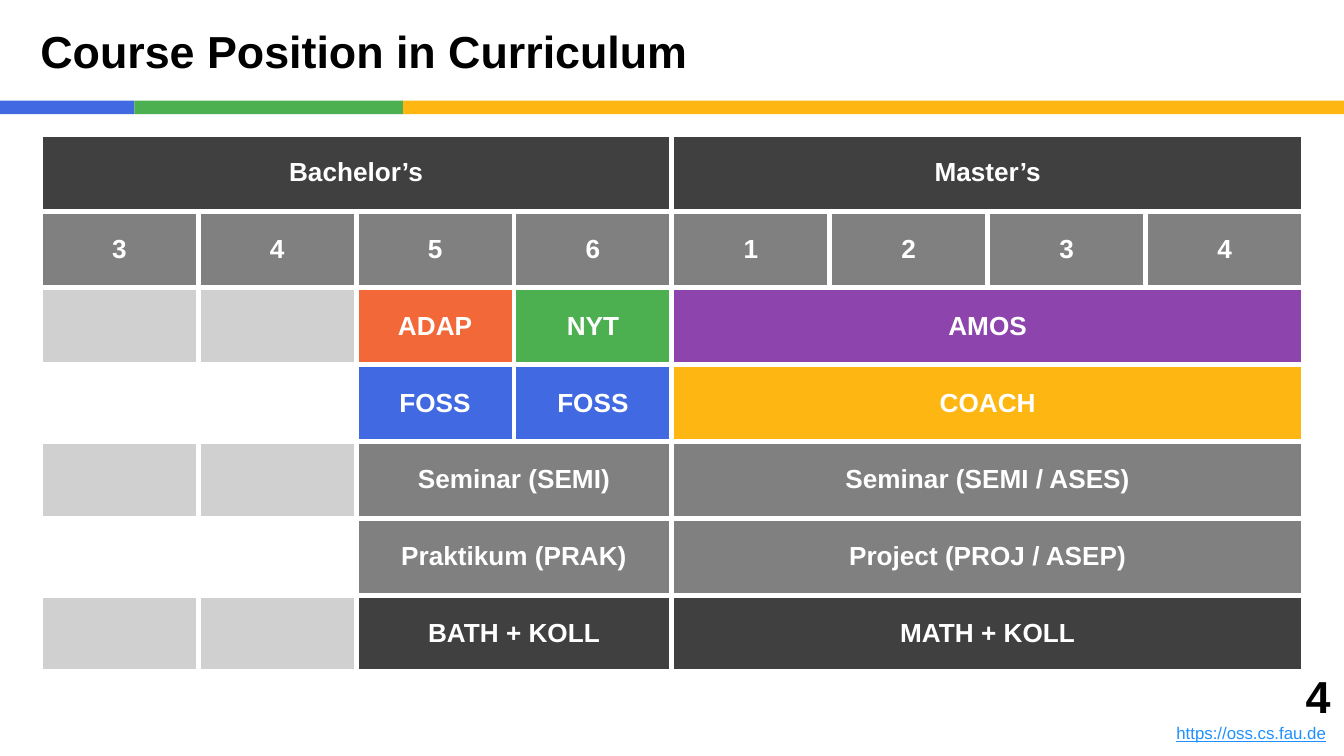
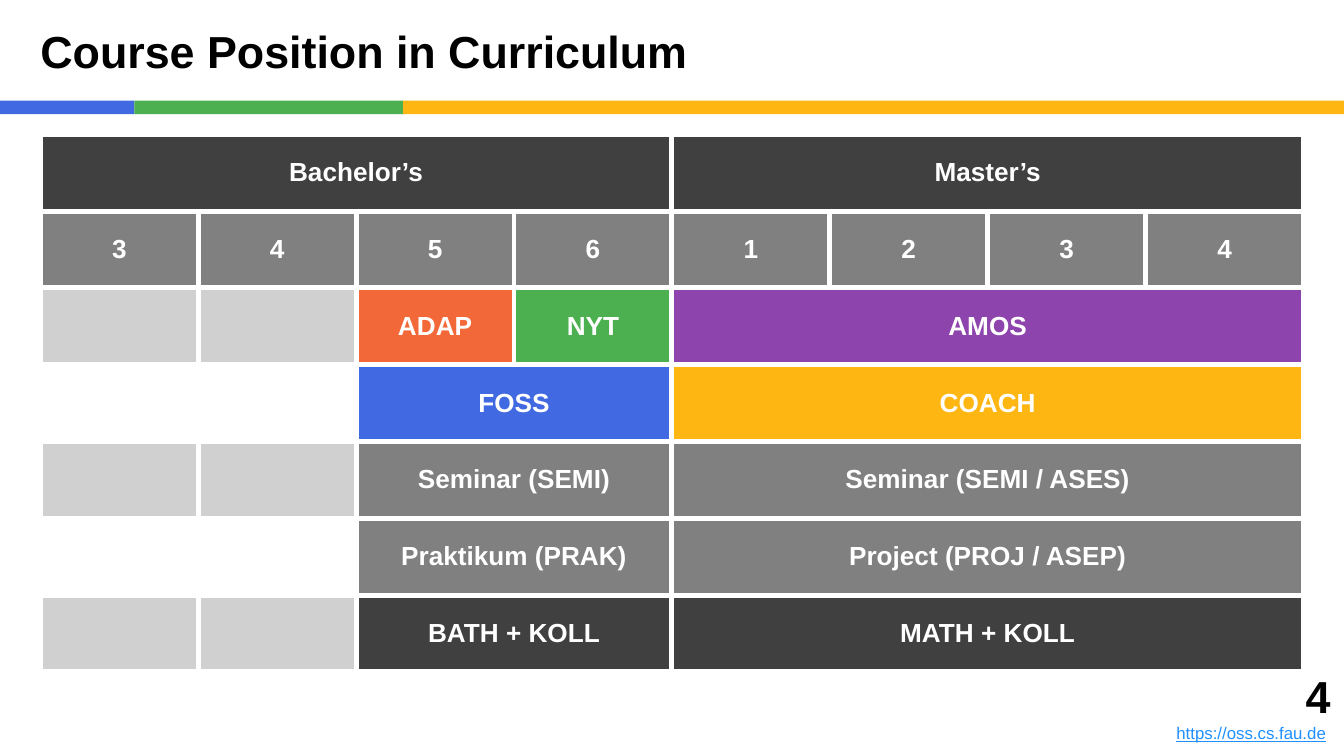
Before and after one commit to dirkriehle/pcom-course, a slide deck: slide 4 of Lecture slides/PCOM A01 - Introduction.pptx. Drawn at 1344x756 pixels with LibreOffice and Linux fonts; fonts in the diff are those of the drawing. Boxes give left, top, right and bottom in pixels: in the first picture for what was removed or moved away, otherwise in the second. Text is boxed around its words. In the diff, an @@ line names an element or a change of style, - is before the commit and + after.

```diff
--- a/Lecture slides/PCOM A01 - Introduction.pptx
+++ b/Lecture slides/PCOM A01 - Introduction.pptx
@@ table at (40,134,1309,647) @@
-row 4, column 4: FOSS
+row 4, column 4: 
```
Also in this commit, not shown: 2 other slides changed, 4 other files.
